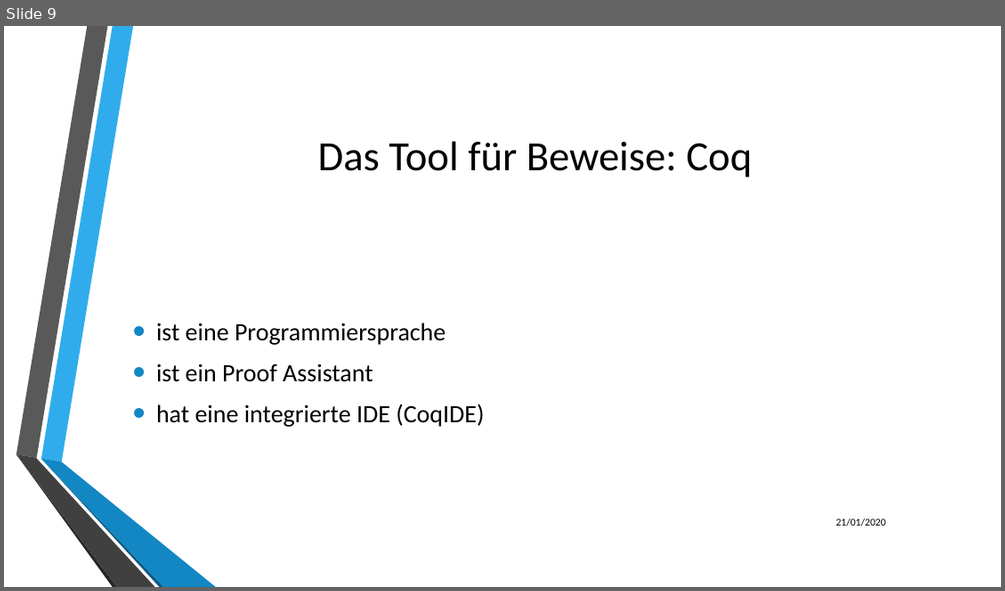
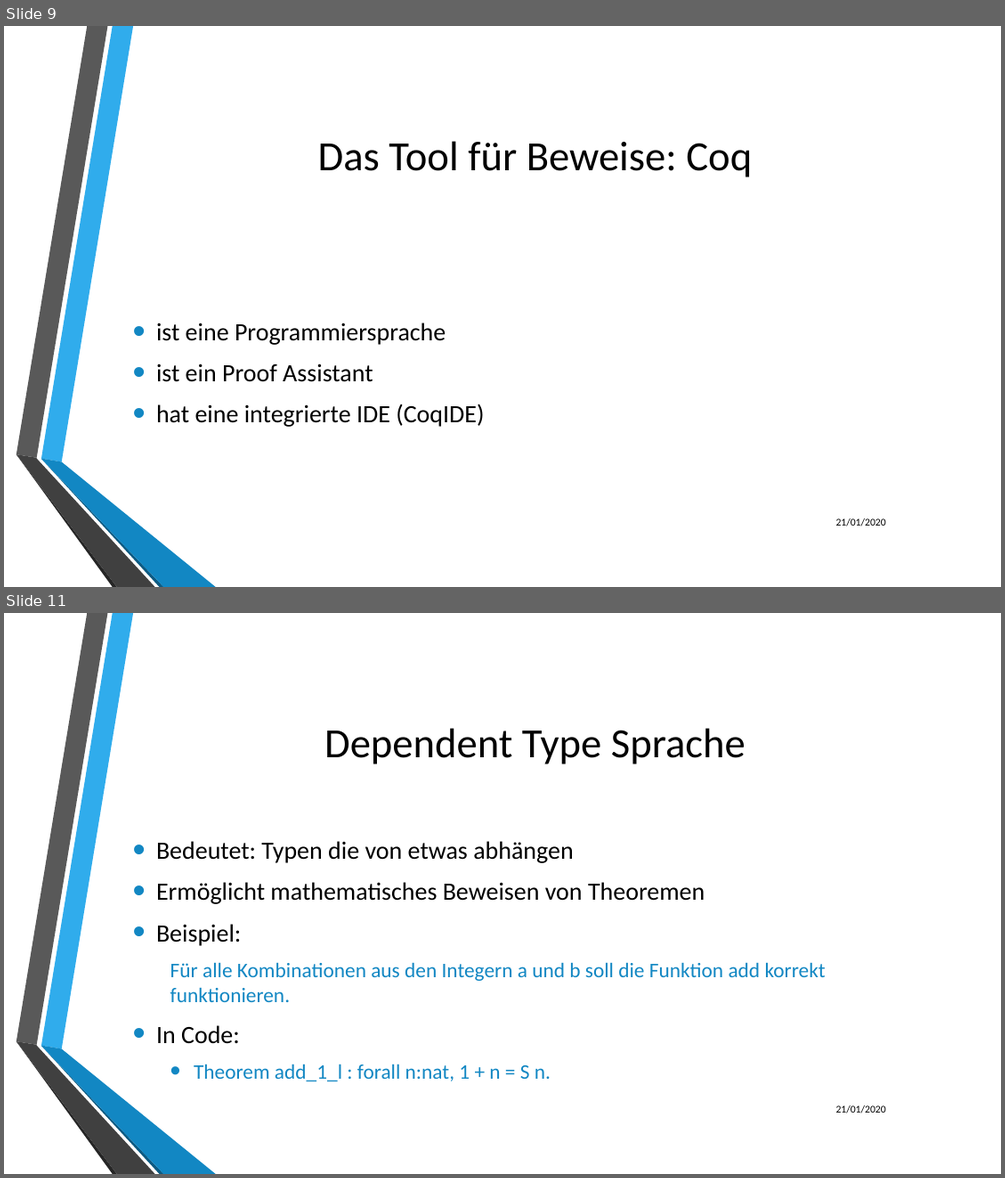
Before and after one commit to LukasKiederle/seminar-coq, a slide deck: final-presentation.pptx. Shown one above the other, each under a label of ours: slide 9 before the commit, slides 9 and 11 after it; the slides between them are not shown. The pictures are 1005x591 and 1005x1178 pixels, drawn with LibreOffice and Linux fonts; fonts in the diff are those of the drawing; background and template pictures are left out. Boxes give left, top, right and bottom in pixels: in the first picture for what was removed or moved away, otherwise in the second. Text is boxed around its words. In the diff, an @@ line names an element or a change of style, - is before the commit and + after.

Commit message:
first finished type for presentation

```diff
--- a/final-presentation.pptx
+++ b/final-presentation.pptx
@@ slide 11 added at bbox=[4, 613, 1001, 1174], background picture (left out); not listed: 6 template elements that a slide beside it also shows @@
@@ title added at bbox=[324, 728, 745, 764], 40 pt, text #000000 @@
+Dependent Type Sprache
@@ text added at bbox=[156, 841, 825, 1081], 20 pt, text #1287C3 @@
+• Bedeutet: Typen die von etwas abhängen
+• Ermöglicht mathematisches Beweisen von Theoremen
+• Beispiel:
+  Für alle Kombinationen aus den Integern a und b soll die Funktion add korrekt funktionieren.
+• In Code:
+  • Theorem add_1_l : forall n:nat, 1 + n = S n.
@@ text added at bbox=[836, 1105, 886, 1113], 10 pt, text #000000 @@
+21/01/2020
```
Also in this commit, not shown: 6 slides changed, 10 other slides added.
